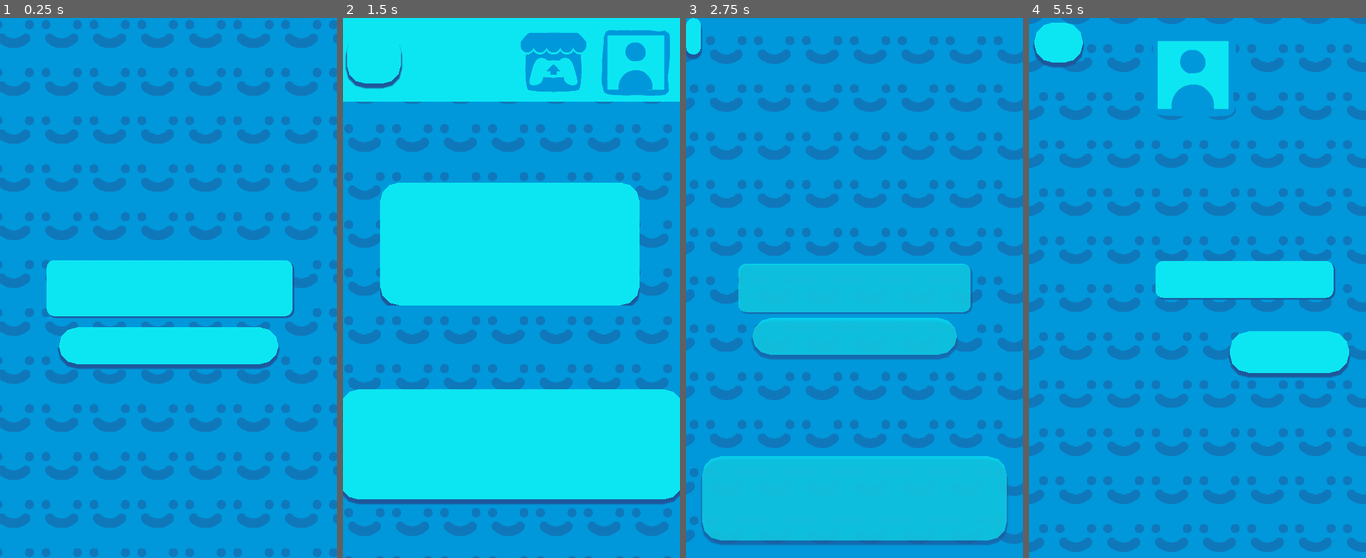
Above: before the commit, frames 1-4 (left to right).
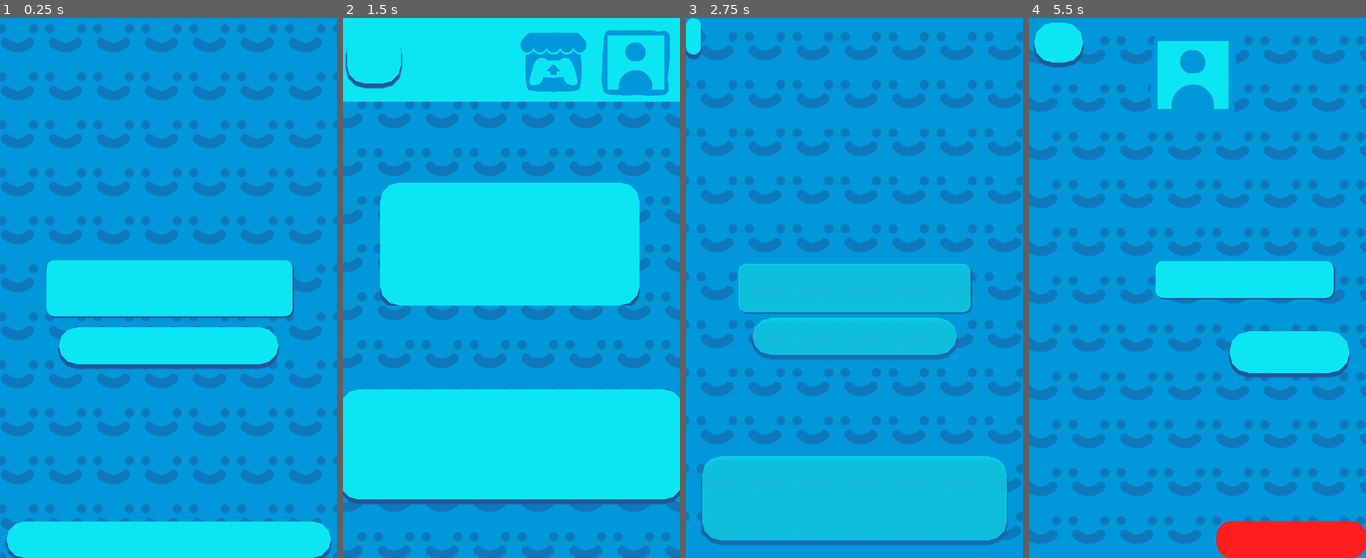
Above: after the commit, the same moments.

Repository: LongHairedSkeleton/Project-ABC
Game: Godot game, scene res://account/name.tscn
Same seed, same stepped clock (60 frames per second), same inputs: the game is played once before the commit and once after it. This scene is started directly instead of the project's main scene.
Inputs (mouse positions are in pixels of both pictures, inside the frame that each line leads up to):
- Up to frame 1 (0.25 s): no input
- Up to frame 2 (1.5 s): click (511, 288) at 0.52 s; type "12" at 0.6 s; click "confirmar" at 1.25 s
- Up to frame 3 (2.75 s): click "clique aqui para entrar numa …" at 2 s
- Up to frame 4 (5.5 s): click (1197, 288) at 2.77 s; type "12" at 2.85 s; click "confirmar" at 3.5 s; click "x" at 4.25 s; click (1322, 61) at 5 s

The runs differ from the first frame. In frame 1, 23% of the frame differs, in the area x 0-100%, y 0-100%; in frame 2, 16%; in frame 3, 18%; in frame 4, 31%.

Commit message:
foi adicionado um sistema de coleta de dados por pendrive
polimento e alguns QOL

Diff:
--- a/account/account_main_screen.gd
+++ b/account/account_main_screen.gd
@@ -61,7 +61,6 @@
 	"problems",
 	"spacial_geometry",
 	"drawing",
-	"spacial_notion",
 	"rec_letras",
 	"juntar_letras",
 	"interpretacao",
--- a/account/name.gd
+++ b/account/name.gd
@@ -1,7 +1,7 @@
 extends Control
 
-func _on_Button_pressed():
-	var entered_name = $LineEdit.text
+func check(name):
+	var entered_name = name
 	if entered_name != "":
 
 		PlayerVars.player_data["player_name"] = entered_name
@@ -9,3 +9,25 @@
 		PlayerVars.save_game_data()
 
 		get_tree().change_scene("res://account/account_main_scene.tscn")
+
+func get_name():
+	if OS.has_environment("USERNAME"):
+		return OS.get_environment("USERNAME")
+	elif OS.has_environment("USER"):
+		return OS.get_environment("USER")
+	else:
+		return "0"
+		$Button2.hide()
+
+func _ready():
+	if OS.has_feature("HTML5"):
+		$Button2.hide()
+	else:
+		$Button2.text = "  sugestão: " + get_name() + "  "
+		$Button2.show()
+
+func _on_Button_pressed():
+	check($LineEdit.text)
+
+func _on_Button2_pressed():
+	check(get_name())
--- a/account/name.tscn
+++ b/account/name.tscn
@@ -47,4 +47,16 @@
 margin_bottom = 203.0
 text = "   confirmar   "
 
+[node name="Button2" type="Button" parent="."]
+visible = false
+anchor_left = 0.5
+anchor_top = 1.0
+anchor_right = 0.5
+anchor_bottom = 1.0
+margin_left = -433.5
+margin_top = -98.0
+margin_right = 433.5
+text = "  sugestão: walter  "
+
 [connection signal="pressed" from="Button" to="." method="_on_Button_pressed"]
+[connection signal="pressed" from="Button2" to="." method="_on_Button2_pressed"]
--- a/account/settings.tscn
+++ b/account/settings.tscn
@@ -94,15 +94,13 @@
 text = " MUDAR "
 
 [node name="Button3" type="Button" parent="."]
-anchor_left = 0.5
-anchor_top = 0.5
-anchor_right = 0.5
-anchor_bottom = 0.5
-margin_left = 828.0
-margin_top = 560.0
-margin_right = 1227.0
-margin_bottom = 714.0
-custom_colors/font_color = Color( 0.552941, 0.180392, 0.180392, 1 )
+anchor_left = 1.0
+anchor_top = 1.0
+anchor_right = 1.0
+anchor_bottom = 1.0
+margin_left = -399.0
+margin_top = -98.0
+custom_colors/font_color = Color( 0.32549, 0.101961, 0.101961, 1 )
 custom_styles/hover = SubResource( 1 )
 custom_styles/pressed = SubResource( 1 )
 custom_styles/focus = SubResource( 1 )
--- a/actividades/portuguese/portuguese.gd
+++ b/actividades/portuguese/portuguese.gd
@@ -399,8 +399,23 @@
 		$Control2.get_points(int(rand_range(-750, -500)))
 		var wrong_instance = wrong.instance()
 
-		# Define o assunto do erro baseado na categoria atual
-		var current_subject = "Português"
+		# Identifica o assunto dinamicamente com base no problem_type atual
+		var current_subject = "Unknown"
+		match problem_type:
+			types.rec_letras: current_subject = "rec_letras"
+			types.juntar_letras: current_subject = "juntar_letras"
+			types.interpretacao: current_subject = "interpretacao"
+			types.escrita_correta: current_subject = "escrita_correta"
+			types.generos: current_subject = "generos"
+			types.maiuscula_minus: current_subject = "maiuscula_minus"
+			types.pontuacao: current_subject = "pontuacao"
+			types.acentos: current_subject = "acentos"
+			types.singular_plural: current_subject = "singular_plural"
+			types.genero_gramatical: current_subject = "genero_gramatical"
+			types.verbos: current_subject = "verbos"
+			types.substantivos: current_subject = "substantivos"
+			types.analise_ling: current_subject = "analise_ling"
+
 		wrong_instance.current_exercise = current_subject
 		add_child(wrong_instance)
 
--- a/lan/inicial_screen.gd
+++ b/lan/inicial_screen.gd
@@ -41,26 +41,6 @@
 	if PlayerVars.player_data["first_time"] == false:
 		get_tree().change_scene("res://account/account_main_scene.tscn")
 
-onready var camera = $Camera2D
-onready var tween = $Camera2D/Tween
-
-func slide_to(place):
-	var target_position = place
-	# Pegamos a posição global e somamos metade do tamanho para centralizar
-	var target_center = target_position.rect_global_position
-
-	tween.interpolate_property(
-		camera,
-		"global_position", # Usar global garante que não haja erro de hierarquia
-		camera.global_position,
-		target_center,
-		1,
-		Tween.TRANS_SINE,
-		Tween.EASE_OUT
-	)
-
-	tween.start()
-
 func _on_Button_pressed():
 	#get_tree().change_scene("res://lan/question_selection.tscn")
 	get_tree().change_scene("res://account/name.tscn")
--- a/lan/inicial_screen.tscn
+++ b/lan/inicial_screen.tscn
@@ -124,8 +124,8 @@
 anchor_bottom = 1.0
 margin_left = -6.0
 margin_top = 825.0
-margin_right = 39594.0
-margin_bottom = 64185.0
+margin_right = 42294.0
+margin_bottom = 68505.0
 
 [node name="Button" type="Button" parent="Buttonns"]
 anchor_left = 0.5
@@ -166,8 +166,8 @@
 anchor_bottom = 1.0
 margin_left = 11.5
 margin_top = 621.0
-margin_right = 39611.5
-margin_bottom = 63981.0
+margin_right = 42311.5
+margin_bottom = 68301.0
 mouse_filter = 2
 bbcode_enabled = true
 bbcode_text = "[center][wave]quem está usando o dispositivo?"
--- a/results.gd
+++ b/results.gd
@@ -1,4 +1,8 @@
 extends Control
+
+onready var botao_reforco = $ScrollContainer/VBoxContainer/Button2
+onready var label_portugues = $ScrollContainer/VBoxContainer/port
+onready var tet = $ScrollContainer/VBoxContainer/RichTextLabel
 
 func _ready():
 	PlayerVars.player_data["max_points"] = Save.points
@@ -6,9 +10,15 @@
 
 	$ScrollContainer/VBoxContainer/RichTextLabel2.bbcode_text = "[wave][center]" + str(PlayerVars.player_data["player_name"]) + " ganhou " + "[rainbow]" + str(Save.points) + " pontos"
 
-	# Puxamos as lições diretamente do histórico da rede caso o Save falhe
 	var lectures = Lan.current_lecture if not Lan.current_lecture.empty() else Save.lectures
 	var mistakes = Save.mistakes if "mistakes" in Save and Save.mistakes != null else {}
+
+	# Lista apenas com as matérias de Português para controle específico
+	var portuguese_subjects = [
+		"rec_letras", "juntar_letras", "interpretacao", "escrita_correta",
+		"generos", "maiuscula_minus", "pontuacao", "acentos",
+		"singular_plural", "genero_gramatical", "verbos", "substantivos", "analise_ling"
+	]
 
 	var subjects_ui = {
 		"Addition and subtraction": $ScrollContainer/VBoxContainer/RichTextLabel3,
@@ -16,10 +26,10 @@
 		"conversion": $ScrollContainer/VBoxContainer/RichTextLabel8,
 		"problems": $ScrollContainer/VBoxContainer/RichTextLabel7,
 		"times": $ScrollContainer/VBoxContainer/RichTextLabel6,
-		"division_in_equal_parts":$ScrollContainer/VBoxContainer/RichTextLabel4,
-		"drawing":$ScrollContainer/VBoxContainer/RichTextLabel10,
-		"spacial_geometry":$ScrollContainer/VBoxContainer/RichTextLabel9,
-		"spacial_notion":$ScrollContainer/VBoxContainer/RichTextLabel11,
+		"division_in_equal_parts": $ScrollContainer/VBoxContainer/RichTextLabel4,
+		"drawing": $ScrollContainer/VBoxContainer/RichTextLabel10,
+		"spacial_geometry": $ScrollContainer/VBoxContainer/RichTextLabel9,
+		"spacial_notion": $ScrollContainer/VBoxContainer/RichTextLabel11,
 
 		"rec_letras": $ScrollContainer/VBoxContainer/Label6,
 		"juntar_letras": $ScrollContainer/VBoxContainer/Label7,
@@ -36,16 +46,102 @@
 		"analise_ling": $ScrollContainer/VBoxContainer/Label18
 	}
 
+	var erros_portugues = 0
+
 	for subject in subjects_ui.keys():
 		var label_node = subjects_ui[subject]
-		var task_count = lectures.get(subject, 0)
+		var mistake_count = mistakes.get(subject, 0)
 
-		if task_count > 0:
+		if mistake_count > 0:
 			label_node.show()
-			var mistake_count = mistakes.get(subject, 0)
 			label_node.bbcode_text += " [color=red](Erros: " + str(mistake_count) + ")[/color]"
+
+			# Se a matéria atual for de Português, soma na contagem específica
+			if subject in portuguese_subjects:
+				erros_portugues += mistake_count
 		else:
+			botao_reforco.hide()
 			label_node.hide()
+			tet.hide()
+
+	if erros_portugues == 0:
+		label_portugues.hide()
+	else:
+		label_portugues.show()
+
+	_exportar_relatorio_erros()
+
+func _exportar_relatorio_erros():
+	var player_name = PlayerVars.player_data.get("player_name", "Aluno")
+	var file_name = "Relatorio_Erros_" + str(player_name) + ".txt"
+
+	var content = "========================================\n"
+	content += "RELATÓRIO DE ERROS DO ALUNO: " + str(player_name) + "\n"
+	content += "Pontos Totais: " + str(Save.points) + "\n"
+	content += "========================================\n\n"
+	content += "Detalhamento de Erros por Matéria:\n"
+
+	var total_erros = 0
+	for subject in Save.mistakes.keys():
+		var count = Save.mistakes[subject]
+		if count > 0:
+			content += "- " + str(subject) + ": " + str(count) + " erro(s)\n"
+			total_erros += count
+
+	if total_erros == 0:
+		content += "Nenhum erro registrado!\n"
+
+	content += "\n========================================\n"
+
+	# 1. Salva localmente (user://)
+	_gravar_arquivo("user://" + file_name, content)
+
+	# 2. Salva no Pendrive (se conectado)
+	var pendrive_paths = _encontrar_pendrives()
+	for p_path in pendrive_paths:
+		var target_dir = p_path + "/Relatorios_Alunos"
+		var dir = Directory.new()
+
+		if not dir.dir_exists(target_dir):
+			dir.make_dir_recursive(target_dir)
+
+		_gravar_arquivo(target_dir + "/" + file_name, content)
+
+
+func _gravar_arquivo(path: String, text: String):
+	var file = File.new()
+	if file.open(path, File.WRITE) == OK:
+		file.store_string(text)
+		file.close()
+
+
+func _encontrar_pendrives() -> Array:
+	var drives = []
+	var os_name = OS.get_name()
+
+	if os_name == "Windows":
+		var dir = Directory.new()
+		var letras = ["D", "E", "F", "G", "H", "I", "J", "K", "L"]
+		for letra in letras:
+			var drive_path = letra + ":/"
+			if dir.open(drive_path) == OK:
+				drives.append(drive_path)
+
+	elif os_name == "X11" or os_name == "Server": # Linux
+		var paths_to_check = ["/media/" + OS.get_environment("USER"), "/run/media/" + OS.get_environment("USER")]
+		var dir = Directory.new()
+		for base_path in paths_to_check:
+			if dir.open(base_path) == OK:
+				dir.list_dir_begin(true)
+				var folder_name = dir.get_next()
+				while folder_name != "":
+					if dir.current_is_dir():
+						drives.append(base_path + "/" + folder_name)
+					folder_name = dir.get_next()
+				dir.list_dir_end()
+
+	return drives
+
 
 func _on_Button_pressed():
 	get_tree().change_scene("res://account/account_main_scene.tscn")
@@ -54,22 +150,13 @@
 func _on_Button2_pressed():
 	var reinforcement_lecture = {}
 
-	# Percorre todos os erros registrados pelo aluno
 	for subject in Save.mistakes.keys():
 		var count = Save.mistakes[subject]
-		# Se houver pelo menos 1 erro na matéria, adicionamos ao reforço
 		if count > 0:
-			# Define quantas questões de reforço serão geradas (ex: a mesma quantidade de erros)
 			reinforcement_lecture[subject] = count
 
-	# Caso o aluno tenha cometido erros, iniciamos a aula de reforço
 	if not reinforcement_lecture.empty():
-		# Atualiza as lições no Singleton da rede e no Save
 		Lan.current_lecture = reinforcement_lecture
 		Save.lectures = reinforcement_lecture
-
-		# Limpa os erros antigos para a nova rodada
 		Save.mistakes.clear()
-
-		# Troca para a cena do gerenciador de lições para começar o treino
 		get_tree().change_scene("res://lan/lecture_manager.tscn")
--- a/scrolling_background.tscn
+++ b/scrolling_background.tscn
@@ -7,8 +7,8 @@
 shader = ExtResource( 1 )
 shader_param/texture_size = Vector2( 150, 150 )
 shader_param/largura_balanco = 70.0
-shader_param/velocidade_balanco = 2.0
-shader_param/velocidade_descida = 100.0
+shader_param/velocidade_balanco = 1.25
+shader_param/velocidade_descida = 50.0
 
 [node name="CanvasLayer" type="CanvasLayer"]
 layer = -1
--- a/shaders/scrolling_background.tres
+++ b/shaders/scrolling_background.tres
@@ -5,8 +5,8 @@
 
 uniform vec2 texture_size = vec2(120, 120);
 uniform float largura_balanco = 70.0;
-uniform float velocidade_balanco = 2.0;
-uniform float velocidade_descida = 100.0;
+uniform float velocidade_balanco = 1.0;
+uniform float velocidade_descida = 25.0;
 
 //isso td com \"tile\" ativado nas opçoes de exportaçao
 
Not shown, changed: export_presets.cfg
